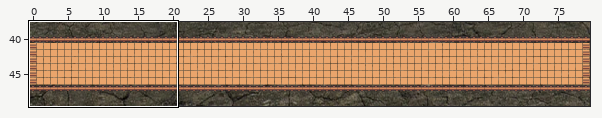
Two versions of a level (Tiled map, maps/main_map.tmx). The first picture is a wide view before the edit; the outline marks the close-up.
Close-up. Before the commit:
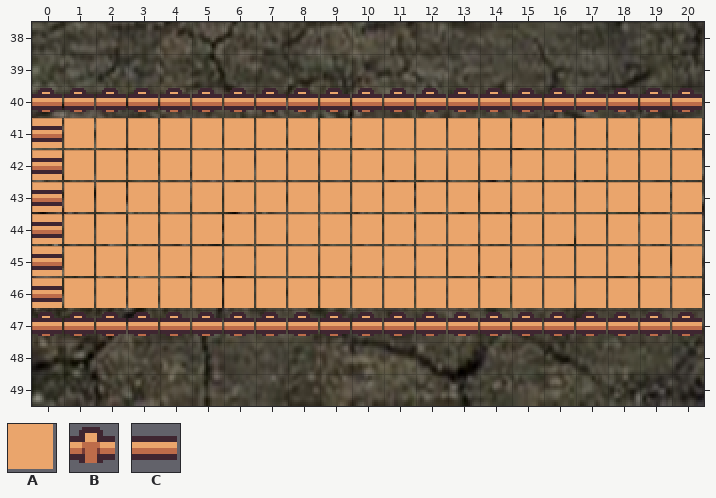
Cells are 16x16 px. Shown: x 0..20, y 38..49. The commit also changed other parts of the map, which this record leaves out.
Key: from "tilemap": A 23, B 42, C 75.
_ is an empty cell.
Layer "path" before, first column x 0:
38 _____________________
39 _____________________
40 BBBBBBBBBBBBBBBBBBBBB
41 AAAAAAAAAAAAAAAAAAAAA
42 AAAAAAAAAAAAAAAAAAAAA
43 AAAAAAAAAAAAAAAAAAAAA
44 AAAAAAAAAAAAAAAAAAAAA
45 AAAAAAAAAAAAAAAAAAAAA
46 AAAAAAAAAAAAAAAAAAAAA
47 BBBBBBBBBBBBBBBBBBBBB
48 _____________________
49 _____________________
Layer "collisions" before, first column x 0:
38 _____________________
39 _____________________
40 CCCCCCCCCCCCCCCCCCCCC
41 C____________________
42 C____________________
43 C____________________
44 C____________________
45 C____________________
46 C____________________
47 CCCCCCCCCCCCCCCCCCCCC
48 _____________________
49 _____________________
After the commit:
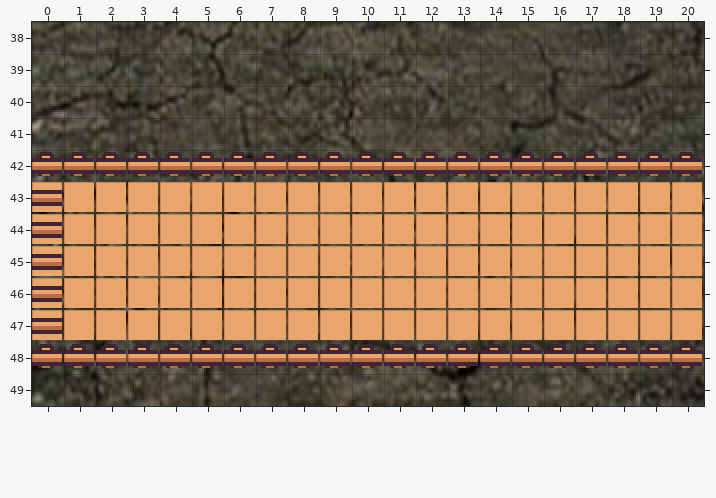
From old to new:
Layer "path":
y 40: x 0..20 BBBBBBBBBBBBBBBBBBBBB -> _____________________
y 41: x 0..20 AAAAAAAAAAAAAAAAAAAAA -> _____________________
y 42: x 0..20 AAAAAAAAAAAAAAAAAAAAA -> BBBBBBBBBBBBBBBBBBBBB
y 47: x 0..20 BBBBBBBBBBBBBBBBBBBBB -> AAAAAAAAAAAAAAAAAAAAA
y 48: x 0..20 _____________________ -> BBBBBBBBBBBBBBBBBBBBB
Layer "collisions":
y 40: x 0..20 CCCCCCCCCCCCCCCCCCCCC -> _____________________
y 41: x 0 C -> _
y 42: x 1..20 ____________________ -> CCCCCCCCCCCCCCCCCCCC
y 47: x 1..20 CCCCCCCCCCCCCCCCCCCC -> ____________________
y 48: x 0..20 _____________________ -> CCCCCCCCCCCCCCCCCCCCC
